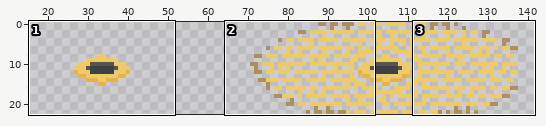
Two versions of one sprite sheet, Games/Curdle-Dec2021/Assets/finalSocket.png. Above: a wide view before the commit, with the close-up outlined.
Close-up. As it was:
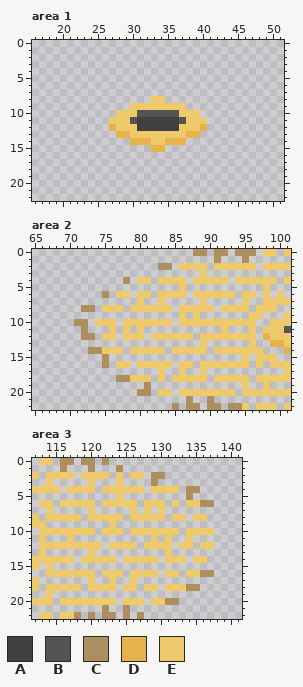
The file is 142x23 pixels. Shown: area 1: x 16..51, y 0..22; area 2: x 65..101, y 0..22; area 3: x 112..141, y 0..22. The old version is drawn lined up with the new one. The wide view leaves out empty margins.
Palette (. is transparent): A #404040  B #545454  C #ad8e5f  D #e6b24a  E #eeca6a
The result:
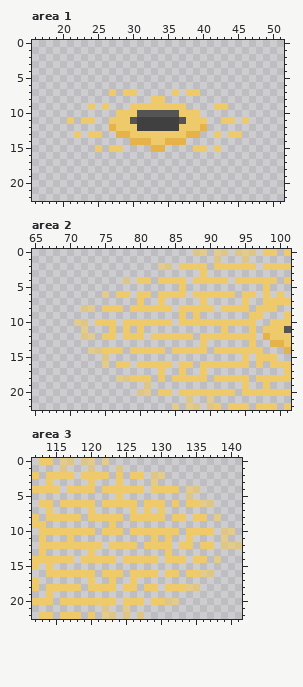
Commit message: Proper order
Difference:
drawings rearranged on the sheet (the old picture shows each at its new place; 3 dropped ones are not shown)
colour C: #ad8e5f -> #eeca6aa9
Changed rows in their new state; - is a pixel that keeps its letter.
Area 1:
first column x 21:
 7 ------E-EE-----E-EE-------
 9 ---E-E---------------EE---
11 E-EE------------------EE-E
13 -E-EE----------------E-EE-
15 ----E-EE----------EE-E----
Area 2:
first column x 91:
22 E-EE
Area 3:
first column x 138:
 8 C---
10 -CC-
11 -C--
12 -CCC
14 C---
first column x 118:
22 E-E
